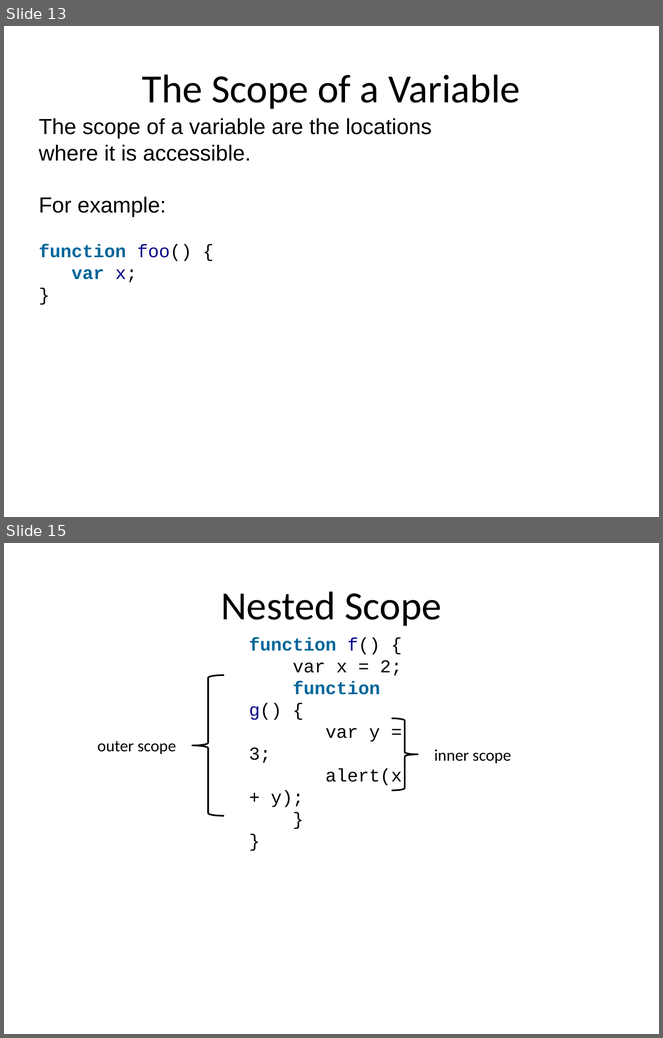
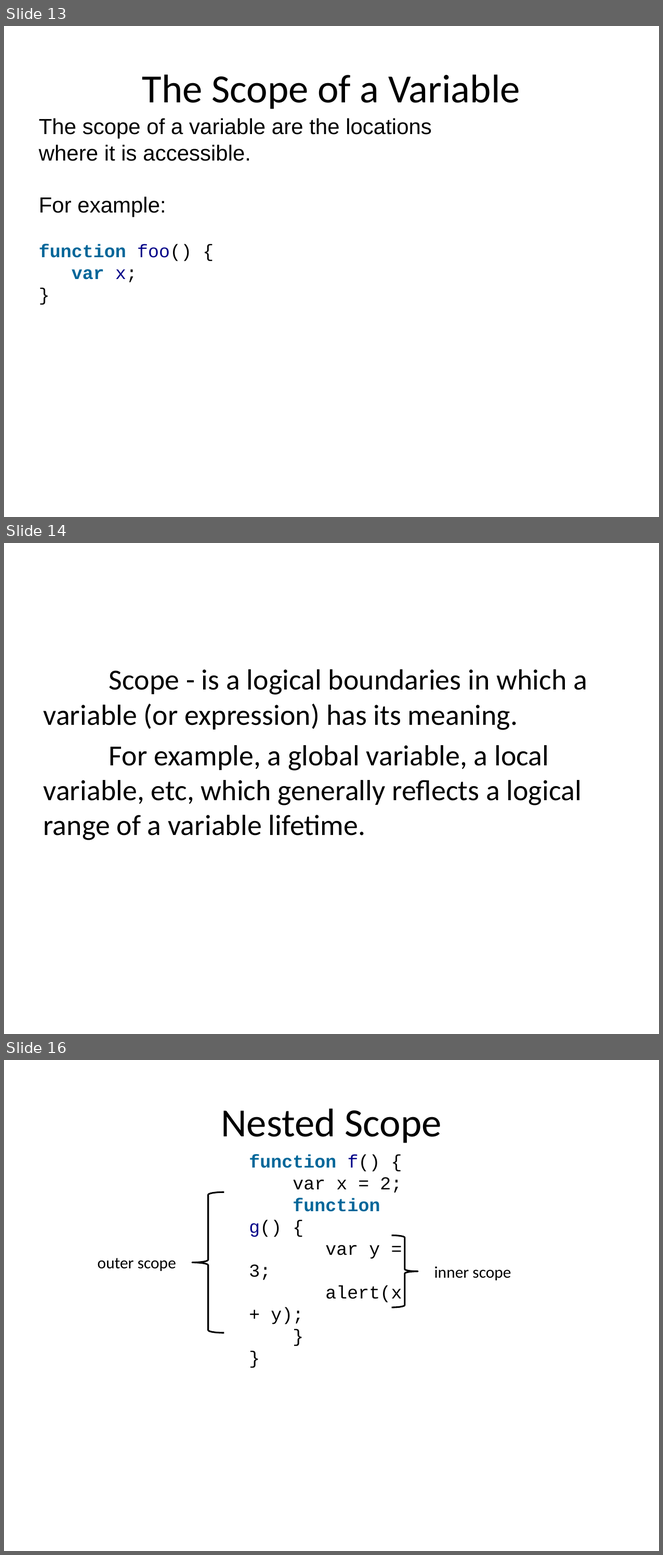
Before and after one commit to dzmitry-varabei/front-end-course, a slide deck: lecture-3-recap-scope/scope.pptx. Shown one above the other, each under a label of ours: slides 13 and 15 before the commit, slides 13, 14 and 16 after it; the slides between them are not shown. The pictures are 663x1038 and 663x1555 pixels, drawn with LibreOffice and Linux fonts; fonts in the diff are those of the drawing. Boxes give left, top, right and bottom in pixels: in the first picture for what was removed or moved away, otherwise in the second. Text is boxed around its words. In the diff, an @@ line names an element or a change of style, - is before the commit and + after.

```diff
--- a/lecture-3-recap-scope/scope.pptx
+++ b/lecture-3-recap-scope/scope.pptx
@@ slide 14 added at box(4, 543, 659, 1034), background #FFFFFF @@
@@ text added at box(44, 669, 587, 840), 32 pt, text #000000 @@
+Scope - is a logical boundaries in which a variable (or expression) has its meaning.
+For example, a global variable, a local variable, etc, which generally reflects a logical range of a variable lifetime.
@@ what was slide 15 is now slide 16 @@
```
Also in this commit, not shown: 2 slides changed.
